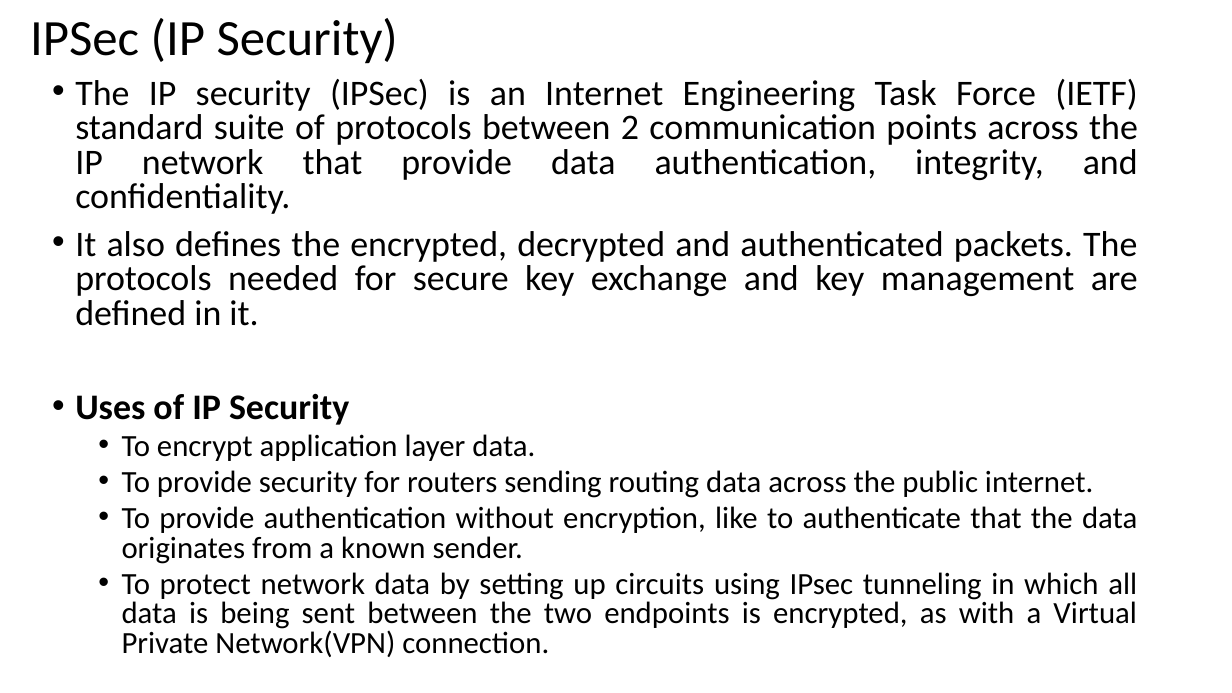
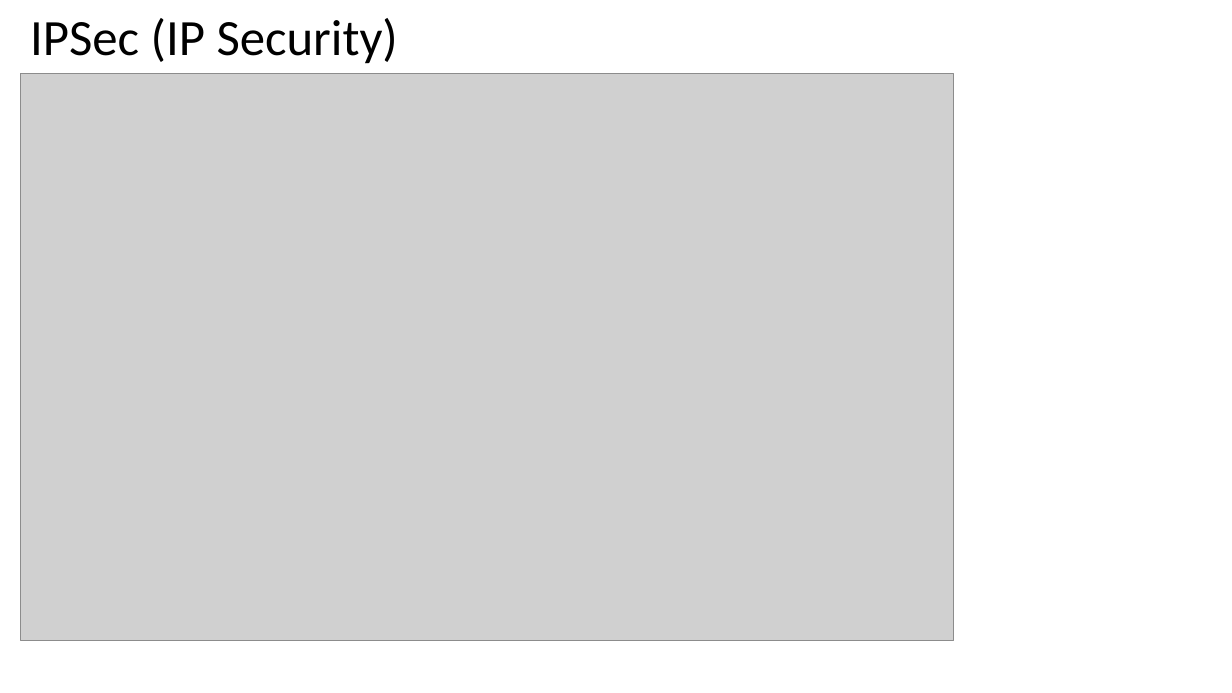
Before and after one commit to PrashanthSingaravelan/winter-semester-2022, a slide deck: slide 27 of CSI3002 Applied Cryptography and Network Security/reference materials/31_Web Security.pptx. Drawn at 1232x693 pixels with LibreOffice and Linux fonts; fonts in the diff are those of the drawing; grey boxes stand for pictures. Boxes give left, top, right and bottom in pixels: in the first picture for what was removed or moved away, otherwise in the second. Text is boxed around its words. In the diff, an @@ line names an element or a change of style, - is before the commit and + after.

```diff
--- a/CSI3002 Applied Cryptography and Network Security/reference materials/31_Web Security.pptx
+++ b/CSI3002 Applied Cryptography and Network Security/reference materials/31_Web Security.pptx
@@ picture added at <box>21,74,955,641</box> @@
@@ text removed at <box>75,79,1138,657</box> @@
-• The IP security (IPSec) is an Internet Engineering Task Force (IETF) standard suite of protocols between 2 communication points across the IP network that provide data authentication, integrity, and confidentiality.
-• It also defines the encrypted, decrypted and authenticated packets. The protocols needed for secure key exchange and key management are defined in it.
-• Uses of IP Security
-  • To encrypt application layer data.
-  • To provide security for routers sending routing data across the public internet.
-  • To provide authentication without encryption, like to authenticate that the data originates from a known sender.
-  • To protect network data by setting up circuits using IPsec tunneling in which all data is being sent between the two endpoints is encrypted, as with a Virtual Private Network(VPN) connection.
```
Also in this commit, not shown: 1 slide added, 1 slide removed, 11 other files.
